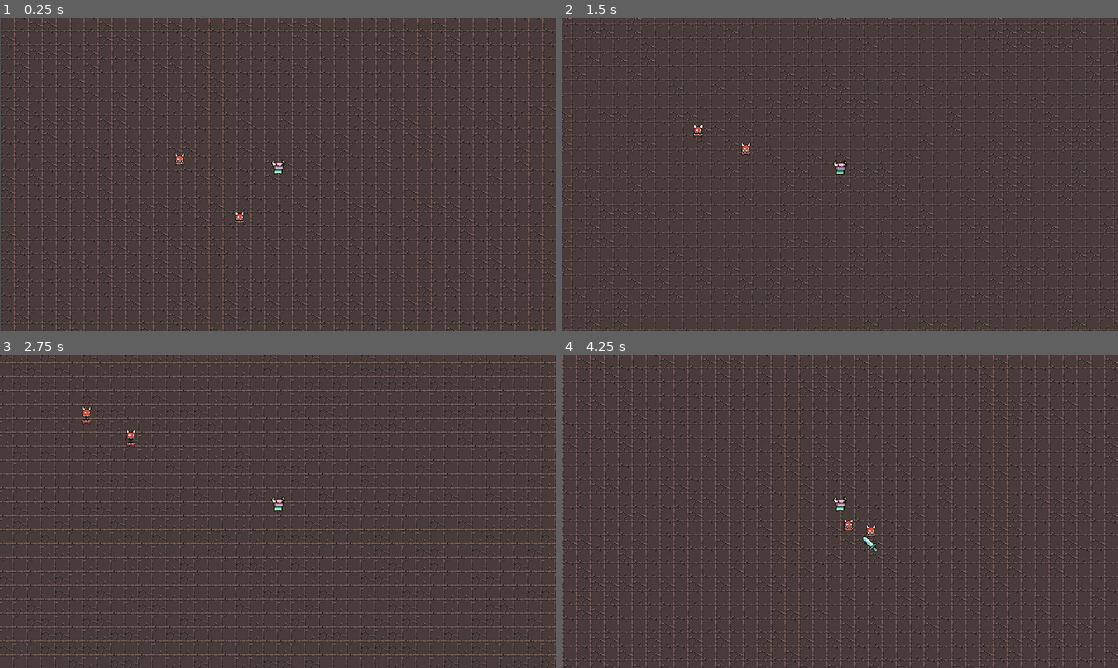
Above: before the commit, frames 1-4 (two rows, left to right).
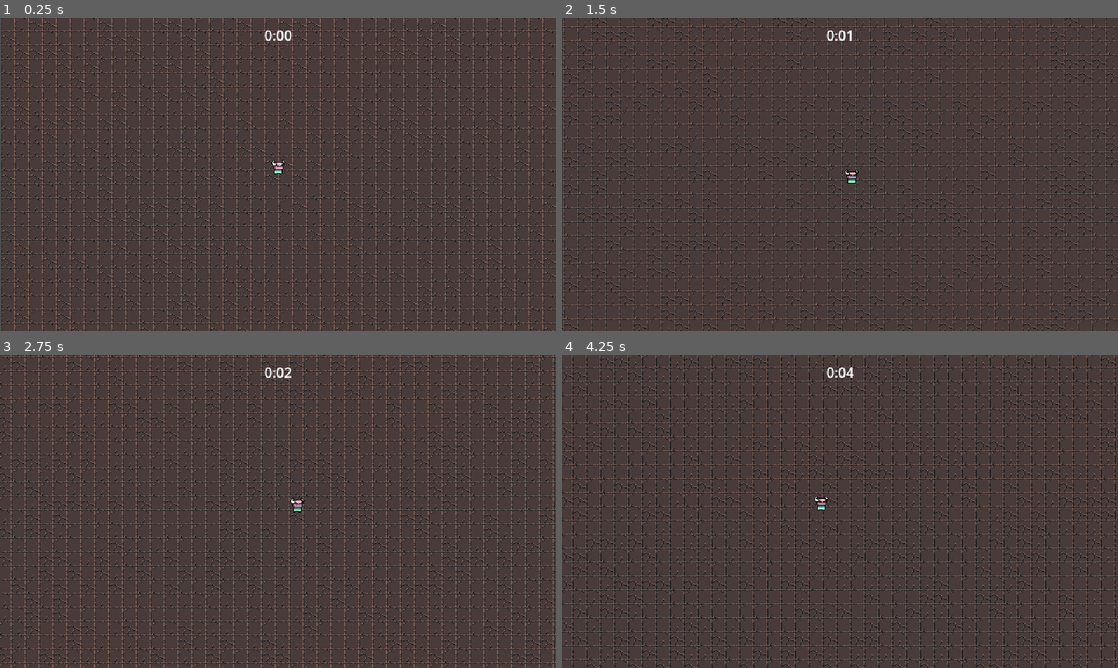
Above: after the commit, the same moments.

Repository: AlexeiKasianik/TestGodot
Game: Godot game, scene res://scene/level/level.tscn
Same seed, same stepped clock (60 frames per second), same inputs: the game is played once before the commit and once after it.
Inputs:
- Up to frame 1 (0.25 s): no input
- Up to frame 2 (1.5 s): hold D (move_right) 0.53-1.28 s; hold S (move_down) from 1.28 s (still down)
- Up to frame 3 (2.75 s): release S (move_down) at 2.03 s; hold D (move_right) from 2.03 s (still down)
- Up to frame 4 (4.25 s): release D (move_right) at 2.78 s; hold W (move_up) 2.78-3.53 s; hold A (move_left) from 3.53 s (still down)

The runs differ from the first frame. In frame 1, 0.2% of the frame differs, in the area x 31-53%, y 4-66%; in frame 2, 35%; in frame 3, 41%, in the area x 0-100%, y 0-100%; in frame 4, 39%.

Commit message:
Added UI logic

Diff:
--- a/project.godot
+++ b/project.godot
@@ -15,12 +15,16 @@
 config/features=PackedStringArray("4.3", "Forward Plus")
 config/icon="res://icon.svg"
 
+[debug]
+
+gdscript/warnings/unused_parameter=0
+
 [display]
 
 window/size/viewport_width=640
 window/size/viewport_height=360
-window/size/window_width_override=1920
-window/size/window_height_override=1080
+window/size/window_width_override=1280
+window/size/window_height_override=720
 window/stretch/mode="viewport"
 
 [input]
@@ -46,6 +50,12 @@
 ]
 }
 
+[layer_names]
+
+2d_physics/layer_1="world"
+2d_physics/layer_2="player"
+2d_physics/layer_3="enemy"
+
 [rendering]
 
 textures/canvas_textures/default_texture_filter=0
--- a/scene/abilities/atack_ability/attack_ability.tscn
+++ b/scene/abilities/atack_ability/attack_ability.tscn
@@ -1,6 +1,45 @@
-[gd_scene load_steps=5 format=3 uid="uid://bidy52lhlwtx3"]
+[gd_scene load_steps=6 format=3 uid="uid://bidy52lhlwtx3"]
 
 [ext_resource type="Texture2D" uid="uid://uasnntlm6ob8" path="res://scene/abilities/atack_ability/attack_ability.png" id="1_qyeko"]
+
+[sub_resource type="Animation" id="Animation_r8gmx"]
+length = 0.001
+tracks/0/type = "value"
+tracks/0/imported = false
+tracks/0/enabled = true
+tracks/0/path = NodePath("Sprite2D:rotation")
+tracks/0/interp = 1
+tracks/0/loop_wrap = true
+tracks/0/keys = {
+"times": PackedFloat32Array(0),
+"transitions": PackedFloat32Array(1),
+"update": 0,
+"values": [0.0]
+}
+tracks/1/type = "value"
+tracks/1/imported = false
+tracks/1/enabled = true
+tracks/1/path = NodePath("Sprite2D:scale")
+tracks/1/interp = 1
+tracks/1/loop_wrap = true
+tracks/1/keys = {
+"times": PackedFloat32Array(0),
+"transitions": PackedFloat32Array(1),
+"update": 0,
+"values": [Vector2(1, 1)]
+}
+tracks/2/type = "value"
+tracks/2/imported = false
+tracks/2/enabled = true
+tracks/2/path = NodePath("Area2D/CollisionShape2D:disabled")
+tracks/2/interp = 1
+tracks/2/loop_wrap = true
+tracks/2/keys = {
+"times": PackedFloat32Array(0),
+"transitions": PackedFloat32Array(1),
+"update": 1,
+"values": [true]
+}
 
 [sub_resource type="Animation" id="Animation_hjapj"]
 resource_name = "attack_animation"
@@ -44,32 +83,17 @@
 "method": &"queue_free"
 }]
 }
-
-[sub_resource type="Animation" id="Animation_r8gmx"]
-length = 0.001
-tracks/0/type = "value"
-tracks/0/imported = false
-tracks/0/enabled = true
-tracks/0/path = NodePath("Sprite2D:rotation")
-tracks/0/interp = 1
-tracks/0/loop_wrap = true
-tracks/0/keys = {
-"times": PackedFloat32Array(0),
-"transitions": PackedFloat32Array(1),
-"update": 0,
-"values": [0.0]
-}
-tracks/1/type = "value"
-tracks/1/imported = false
-tracks/1/enabled = true
-tracks/1/path = NodePath("Sprite2D:scale")
-tracks/1/interp = 1
-tracks/1/loop_wrap = true
-tracks/1/keys = {
-"times": PackedFloat32Array(0),
-"transitions": PackedFloat32Array(1),
-"update": 0,
-"values": [Vector2(1, 1)]
+tracks/3/type = "value"
+tracks/3/imported = false
+tracks/3/enabled = true
+tracks/3/path = NodePath("Area2D/CollisionShape2D:disabled")
+tracks/3/interp = 1
+tracks/3/loop_wrap = true
+tracks/3/keys = {
+"times": PackedFloat32Array(0, 0.25, 0.4),
+"transitions": PackedFloat32Array(1, 1, 1),
+"update": 1,
+"values": [true, false, true]
 }
 
 [sub_resource type="AnimationLibrary" id="AnimationLibrary_psjgg"]
@@ -77,6 +101,9 @@
 "RESET": SubResource("Animation_r8gmx"),
 "attack_animation": SubResource("Animation_hjapj")
 }
+
+[sub_resource type="RectangleShape2D" id="RectangleShape2D_3k8tn"]
+size = Vector2(33, 57)
 
 [node name="AttackAbility" type="Node2D"]
 
@@ -89,3 +116,12 @@
 "": SubResource("AnimationLibrary_psjgg")
 }
 autoplay = "attack_animation"
+
+[node name="Area2D" type="Area2D" parent="."]
+collision_layer = 4
+collision_mask = 0
+
+[node name="CollisionShape2D" type="CollisionShape2D" parent="Area2D"]
+position = Vector2(16.5, 2.5)
+shape = SubResource("RectangleShape2D_3k8tn")
+disabled = true
--- a/scene/abilities/atack_ability/attack_controller.gd
+++ b/scene/abilities/atack_ability/attack_controller.gd
@@ -10,20 +10,28 @@
 	if player == null:
 		return
 
+	var player_pos = player.global_position
+
 	var enemies = get_tree().get_nodes_in_group("enemy")
 
 	enemies = enemies.filter(func(enemy:Node2D):
-		return enemy.global_position.distance_squared_to(player.global_position) < pow(attack_range, 2)
+		return enemy.global_position.distance_squared_to(player_pos) < pow(attack_range, 2)
 	)
 
 	if enemies.size() == 0:
 		return
 
 	enemies.sort_custom(func(a: Node2D, b: Node2D):
-		var a_distance = a.global_position.distance_squared_to(player.global_position)
-		var b_distance = b.global_position.distance_squared_to(player.global_position)
+		var a_distance = a.global_position.distance_squared_to(player_pos)
+		var b_distance = b.global_position.distance_squared_to(player_pos)
 		return a_distance < b_distance
 	)
+
+	var enemy_pos = enemies[0].global_position
+
 	var attack_instance = attack_ability.instantiate() as Node2D
 	player.get_parent().add_child(attack_instance)
-	attack_instance.global_position = enemies[0].global_position
+
+	attack_instance.global_position = (enemy_pos + player_pos) / 2
+
+	attack_instance.look_at(enemy_pos)
--- a/scene/abilities/atack_ability/attack_controller.tscn
+++ b/scene/abilities/atack_ability/attack_controller.tscn
@@ -8,7 +8,7 @@
 attack_ability = ExtResource("2_m5lae")
 
 [node name="Timer" type="Timer" parent="."]
-wait_time = 2.0
+wait_time = 1.5
 autostart = true
 
 [connection signal="timeout" from="Timer" to="." method="_on_timer_timeout"]
--- a/scene/devil/devil.gd
+++ b/scene/devil/devil.gd
@@ -1,11 +1,6 @@
 extends CharacterBody2D
 
-var max_speed = 80
-
-# Called when the node enters the scene tree for the first time.
-func _ready() -> void:
-	pass # Replace with function body.
-
+var max_speed = 50
 
 # Called every frame. 'delta' is the elapsed time since the previous frame.
 func _process(delta: float) -> void:
@@ -18,3 +13,7 @@
 	if player != null:
 		return (player.global_position - global_position).normalized()
 	return Vector2.ZERO
+
+
+func _on_area_2d_area_entered(area: Area2D) -> void:
+	queue_free()
--- a/scene/devil/devil.tscn
+++ b/scene/devil/devil.tscn
@@ -9,6 +9,9 @@
 [ext_resource type="Texture2D" uid="uid://cxau0l8qy8m8d" path="res://scene/devil/chort_run_anim_f1.png" id="7_nfs34"]
 [ext_resource type="Texture2D" uid="uid://di170lo5wgy18" path="res://scene/devil/chort_run_anim_f2.png" id="8_j5e8u"]
 [ext_resource type="Texture2D" uid="uid://g34rhihfmvr5" path="res://scene/devil/chort_run_anim_f3.png" id="9_jk4at"]
+
+[sub_resource type="CircleShape2D" id="CircleShape2D_6pjms"]
+radius = 12.0
 
 [sub_resource type="SpriteFrames" id="SpriteFrames_3gm37"]
 animations = [{
@@ -54,6 +57,14 @@
 collision_layer = 0
 script = ExtResource("1_wiohb")
 
+[node name="Area2D" type="Area2D" parent="."]
+collision_layer = 0
+collision_mask = 4
+
+[node name="CollisionShape2D" type="CollisionShape2D" parent="Area2D"]
+position = Vector2(0, -10)
+shape = SubResource("CircleShape2D_6pjms")
+
 [node name="AnimatedSprite2D" type="AnimatedSprite2D" parent="."]
 position = Vector2(0, -12)
 sprite_frames = SubResource("SpriteFrames_3gm37")
@@ -63,3 +74,5 @@
 [node name="CollisionShape2D" type="CollisionShape2D" parent="."]
 position = Vector2(0, -5)
 shape = SubResource("CircleShape2D_mx6n6")
+
+[connection signal="area_entered" from="Area2D" to="." method="_on_area_2d_area_entered"]
--- a/scene/level/level.tscn
+++ b/scene/level/level.tscn
@@ -1,10 +1,19 @@
-[gd_scene load_steps=4 format=4 uid="uid://c2oejftkyjuky"]
+[gd_scene load_steps=6 format=4 uid="uid://c2oejftkyjuky"]
 
-[ext_resource type="TileSet" uid="uid://dp5hiybfd5lmn" path="res://scene/resources/world.tres" id="1_ri5n4"]
+[ext_resource type="PackedScene" uid="uid://cwmeuk1e24t3g" path="res://scene/spawner/enemy_spawner.tscn" id="1_kffpf"]
+[ext_resource type="TileSet" uid="uid://dp5hiybfd5lmn" path="res://resources/world.tres" id="1_ri5n4"]
+[ext_resource type="PackedScene" uid="uid://x5sn4okwm8sa" path="res://scene/ui/arena_time_ui.tscn" id="1_tla3n"]
 [ext_resource type="PackedScene" uid="uid://68bagv11tql3" path="res://scene/player/player.tscn" id="2_j1rj3"]
-[ext_resource type="PackedScene" uid="uid://84vsrss1klyn" path="res://scene/devil/devil.tscn" id="3_hsc85"]
+[ext_resource type="PackedScene" uid="uid://1o0rliqc00fs" path="res://scene/manager/arena_time_manager.tscn" id="2_k65b2"]
 
 [node name="Level" type="Node"]
+
+[node name="ArenaTimeUI" parent="." node_paths=PackedStringArray("arena_time_manager") instance=ExtResource("1_tla3n")]
+arena_time_manager = NodePath("../ArenaTimeManager")
+
+[node name="ArenaTimeManager" parent="." instance=ExtResource("2_k65b2")]
+
+[node name="EnemySpawner" parent="." instance=ExtResource("1_kffpf")]
 
 [node name="Layer0" type="TileMapLayer" parent="."]
 use_parent_material = true
@@ -14,9 +23,3 @@
 
 [node name="Player" parent="." instance=ExtResource("2_j1rj3")]
 position = Vector2(320, 181)
-
-[node name="Devil" parent="." instance=ExtResource("3_hsc85")]
-position = Vector2(186, 169)
-
-[node name="Devil2" parent="." instance=ExtResource("3_hsc85")]
-position = Vector2(262, 253)
--- /dev/null
+++ b/scene/manager/arena_time_manager.gd
@@ -0,0 +1,6 @@
+extends Node
+
+@onready var timer = $Timer
+
+func get_time_elapsed() :
+	return timer.wait_time - timer.time_left
--- /dev/null
+++ b/scene/manager/arena_time_manager.tscn
@@ -0,0 +1,11 @@
+[gd_scene load_steps=2 format=3 uid="uid://1o0rliqc00fs"]
+
+[ext_resource type="Script" path="res://scene/manager/arena_time_manager.gd" id="1_a728i"]
+
+[node name="ArenaTimeManager" type="Node"]
+script = ExtResource("1_a728i")
+
+[node name="Timer" type="Timer" parent="."]
+wait_time = 600.0
+one_shot = true
+autostart = true
--- a/scene/player/player.gd
+++ b/scene/player/player.gd
@@ -1,16 +1,14 @@
 extends CharacterBody2D
 
-var max_speed = 200
-
-# Called when the node enters the scene tree for the first time.
-func _ready() -> void:
-	pass # Replace with function body.
-
+var max_speed = 125
+var acceleration = .15
 
 # Called every frame. 'delta' is the elapsed time since the previous frame.
 func _process(delta: float) -> void:
 	var direction = movement_vector().normalized()
-	velocity = max_speed * direction
+	var target_velocity = max_speed * direction
+
+	velocity = velocity.lerp(target_velocity, acceleration)
 	move_and_slide()
 
 
--- a/scene/player/player.tscn
+++ b/scene/player/player.tscn
@@ -114,3 +114,4 @@
 shape = SubResource("CircleShape2D_6yn2w")
 
 [node name="Camera2D" type="Camera2D" parent="."]
+position_smoothing_enabled = true
--- /dev/null
+++ b/scene/spawner/enemy_spawner.gd
@@ -0,0 +1,17 @@
+extends Node
+
+@export var devil_scene: PackedScene
+
+func _on_timer_timeout() -> void:
+	var player = get_tree().get_first_node_in_group("Player") as Node2D
+	if player == null:
+		return
+
+	var random_direction = Vector2.RIGHT.rotated(randf_range(0, TAU))
+	var random_distance = randi_range(380, 500)
+	var spawn_pos = player.global_position + (random_direction * random_distance)
+
+	var enemy = devil_scene.instantiate() as Node2D
+	get_parent().add_child(enemy)
+
+	enemy.global_position = spawn_pos
--- /dev/null
+++ b/scene/spawner/enemy_spawner.tscn
@@ -0,0 +1,13 @@
+[gd_scene load_steps=3 format=3 uid="uid://cwmeuk1e24t3g"]
+
+[ext_resource type="Script" path="res://scene/spawner/enemy_spawner.gd" id="1_e6n5q"]
+[ext_resource type="PackedScene" uid="uid://84vsrss1klyn" path="res://scene/devil/devil.tscn" id="2_upsj7"]
+
+[node name="EnemySpawner" type="Node"]
+script = ExtResource("1_e6n5q")
+devil_scene = ExtResource("2_upsj7")
+
+[node name="Timer" type="Timer" parent="."]
+autostart = true
+
+[connection signal="timeout" from="Timer" to="." method="_on_timer_timeout"]
--- /dev/null
+++ b/scene/ui/arena_time_ui.gd
@@ -0,0 +1,15 @@
+extends CanvasLayer
+
+@export var arena_time_manager: Node
+@onready var label = %Label
+
+func _process(delta: float) -> void:
+	if arena_time_manager == null:
+		return
+	var time_elapsed = arena_time_manager.get_time_elapsed()
+	label.text = format_timer(time_elapsed)
+
+func format_timer(seconds: float):
+	var minutes = floor(seconds / 60)
+	var remaining_seconds = seconds - (minutes * 60)
+	return str(minutes) + ":" + "%02d" % floor(remaining_seconds)
--- /dev/null
+++ b/scene/ui/arena_time_ui.tscn
@@ -0,0 +1,21 @@
+[gd_scene load_steps=2 format=3 uid="uid://x5sn4okwm8sa"]
+
+[ext_resource type="Script" path="res://scene/ui/arena_time_ui.gd" id="1_v0qo2"]
+
+[node name="ArenaTimeUI" type="CanvasLayer"]
+script = ExtResource("1_v0qo2")
+
+[node name="MarginContainer" type="MarginContainer" parent="."]
+anchors_preset = 15
+anchor_right = 1.0
+anchor_bottom = 1.0
+grow_horizontal = 2
+grow_vertical = 2
+theme_override_constants/margin_top = 8
+
+[node name="Label" type="Label" parent="MarginContainer"]
+unique_name_in_owner = true
+layout_mode = 2
+size_flags_horizontal = 4
+size_flags_vertical = 0
+text = "Timer"
Renamed: scene/resources/world.tres -> resources/world.tres
Not shown: 1 places in scene/devil/devil.tscn that only renumber resources
Not shown, added: scene/ui/are9BD1.tmp
Not shown, added: scene/ui/areB43B.tmp
